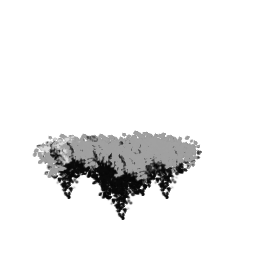
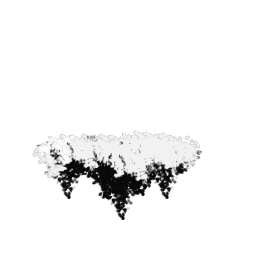
Comparing the layer stacks of the two (256, 256) images. Changes:
painted on "Background" over [33, 130, 202, 191]
